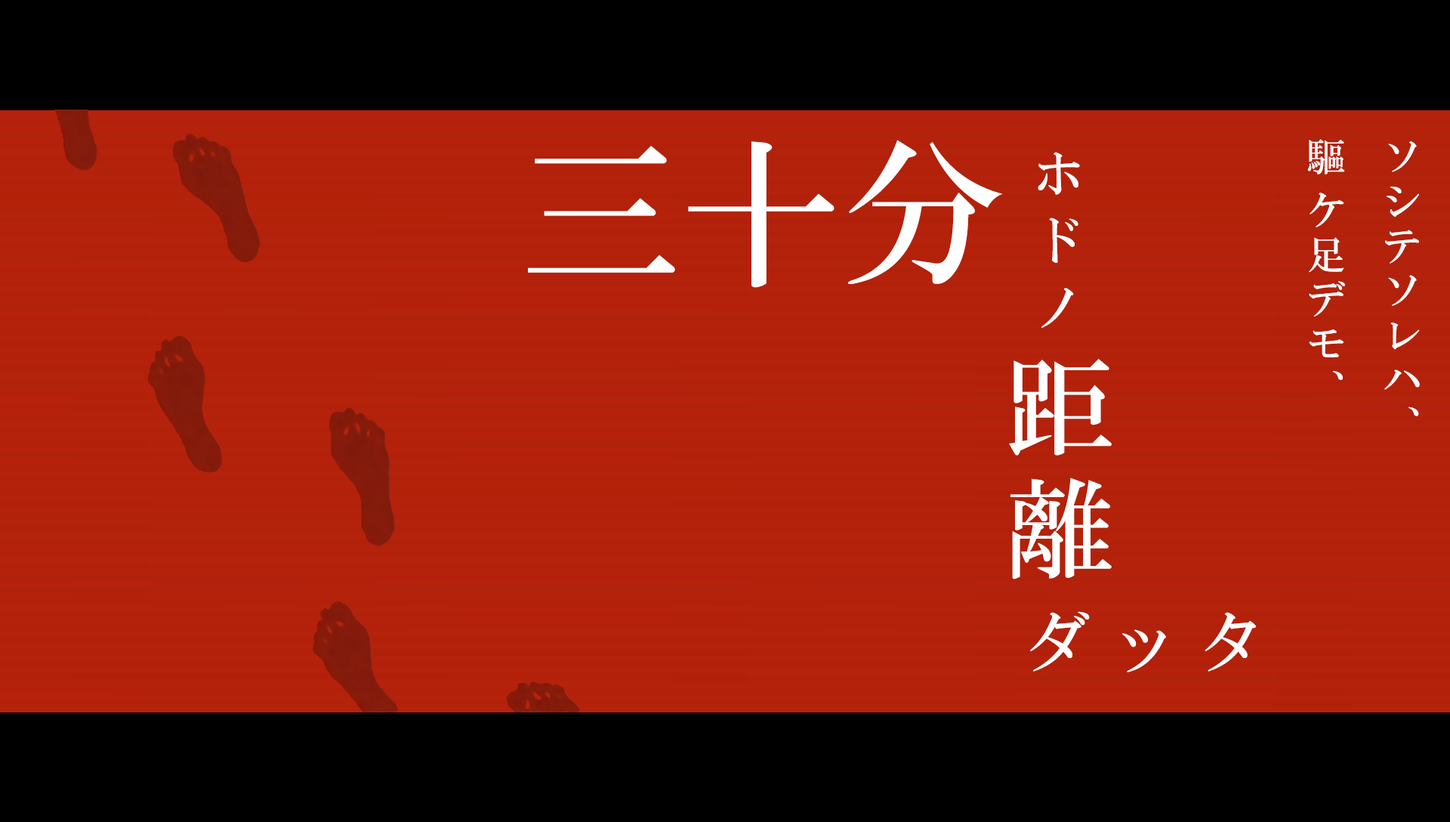
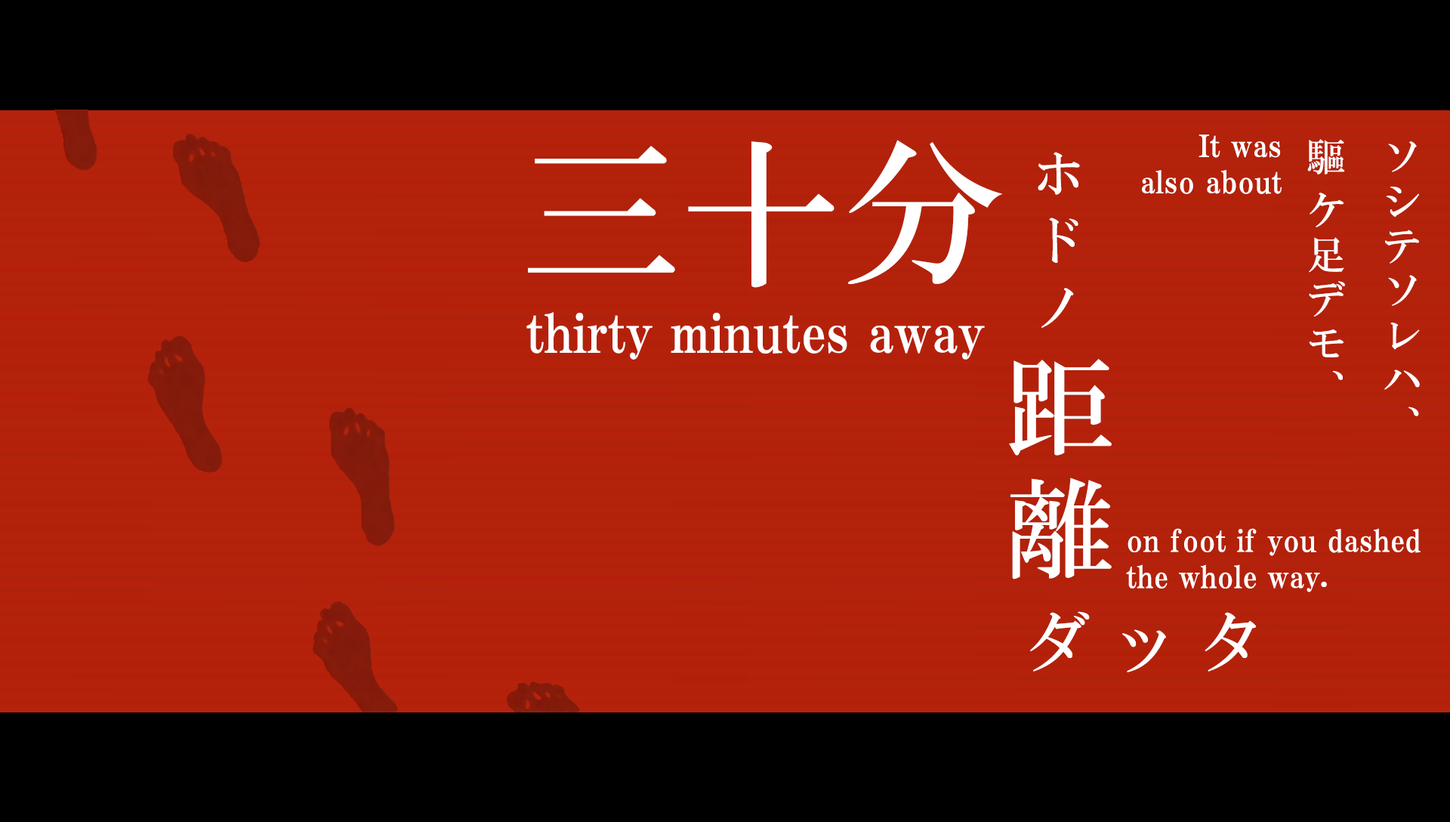
Layer changes from the first 1450 x 822 image to the second:
added layer "It was also about" above "thirty minutes away" over 1141, 134, 1282, 195
added layer "thirty minutes away" above "on foot if you dashed the whole way." over 526, 311, 985, 360
added layer "on foot if you dashed the whole way." above "ソシテソレハ、 驅ケ足デモ、" over 1125, 527, 1421, 593
